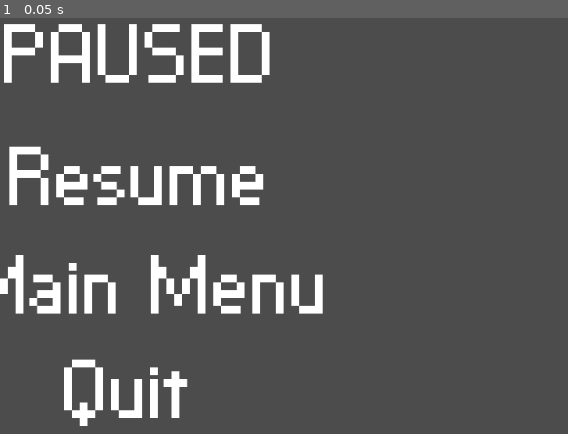
Above: before the commit, frame 1.
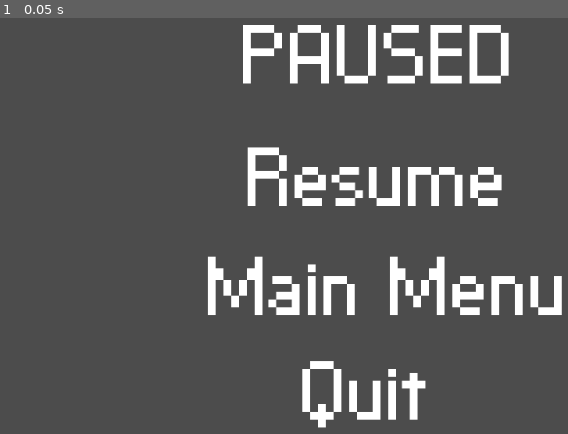
Above: after the commit, the same moment.

Repository: Raelr/dd-pong-invaders
Game: Godot game, scene res://scenes/PauseMenu.tscn
Two runs of this game, one before a commit and one after it. Both use one fixed random seed, a clock stepped at 60 frames per second and the inputs below. This scene is started directly instead of the project's main scene.
Inputs:
- Up to frame 1 (0.05 s): no input

The runs differ from the first frame. In frame 1, 17% of the frame differs, in the area x 0-99%, y 1-99%.

Commit message:
Changed some things with the pause menu

Diff:
--- a/scenes/PauseMenu.tscn
+++ b/scenes/PauseMenu.tscn
@@ -8,8 +8,11 @@
 size = 100
 font_data = ExtResource( 1 )
 
+[sub_resource type="RectangleShape2D" id=2]
+extents = Vector2( 172.076, 51.3599 )
+
 [sub_resource type="RectangleShape2D" id=3]
-extents = Vector2( 172.076, 51.3599 )
+extents = Vector2( 229.03, 51.3599 )
 
 [node name="PauseMenu" type="Control"]
 anchor_right = 1.0
@@ -20,8 +23,10 @@
 }
 
 [node name="Title" type="Label" parent="."]
-margin_right = 40.0
-margin_bottom = 14.0
+margin_left = 305.614
+margin_top = 1.14459
+margin_right = 655.614
+margin_bottom = 146.145
 custom_fonts/font = SubResource( 1 )
 text = "PAUSED"
 __meta__ = {
@@ -29,15 +34,14 @@
 }
 
 [node name="ResumeButton" parent="." instance=ExtResource( 2 )]
-position = Vector2( 96.6044, 242.324 )
+position = Vector2( 402.219, 243.469 )
 button_text = "Resume"
-update = true
 normal_color = Color( 1, 1, 1, 1 )
 hover_color = Color( 0.501961, 0.501961, 0.501961, 1 )
 
 [node name="CollisionShape2D" parent="ResumeButton" index="0"]
 position = Vector2( 77.7914, 0 )
-shape = SubResource( 3 )
+shape = SubResource( 2 )
 
 [node name="ButtonLabel" parent="ResumeButton" index="1"]
 modulate = Color( 1, 1, 1, 1 )
@@ -45,16 +49,22 @@
 
 [node name="MainMenuButton" parent="." instance=ExtResource( 2 )]
 pause_mode = 1
-position = Vector2( 45.4471, 381.472 )
+position = Vector2( 351.061, 382.617 )
 button_text = "Main Menu"
-update = true
 normal_color = Color( 1, 1, 1, 1 )
 hover_color = Color( 0.396078, 0.396078, 0.396078, 1 )
 
+[node name="CollisionShape2D" parent="MainMenuButton" index="0"]
+position = Vector2( 141.684, 0 )
+shape = SubResource( 3 )
+
+[node name="ButtonLabel" parent="MainMenuButton" index="1"]
+modulate = Color( 1, 1, 1, 1 )
+text = "Main Menu"
+
 [node name="QuitButton" parent="." instance=ExtResource( 2 )]
-position = Vector2( 166.54, 515.469 )
+position = Vector2( 472.154, 516.614 )
 button_text = "Quit"
-update = true
 normal_color = Color( 1, 1, 1, 1 )
 hover_color = Color( 0.403922, 0.403922, 0.403922, 1 )
 
@@ -64,4 +74,6 @@
 
 [editable path="ResumeButton"]
 
+[editable path="MainMenuButton"]
+
 [editable path="QuitButton"]
Not shown: 1 places in scenes/PauseMenu.tscn that only renumber resources
